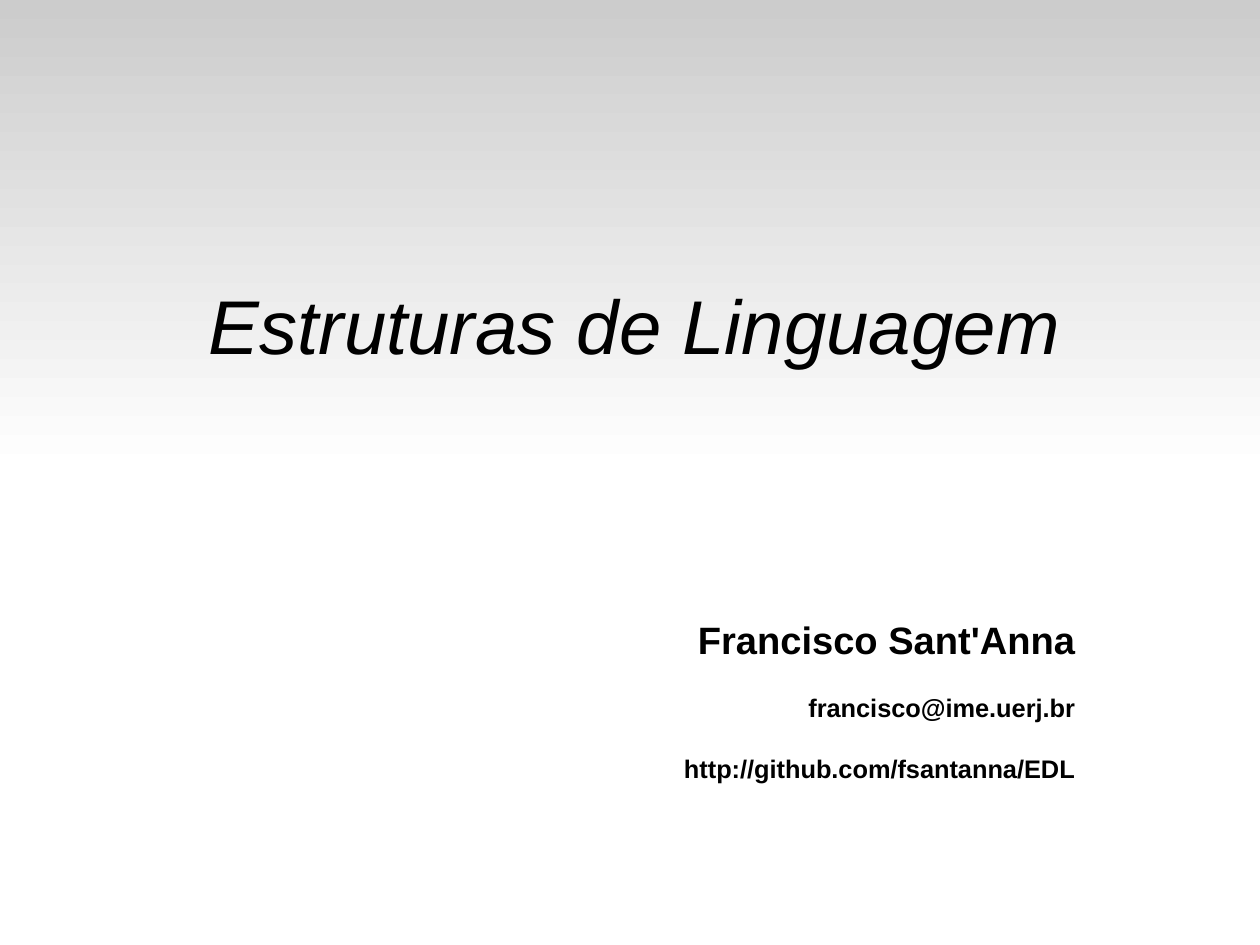
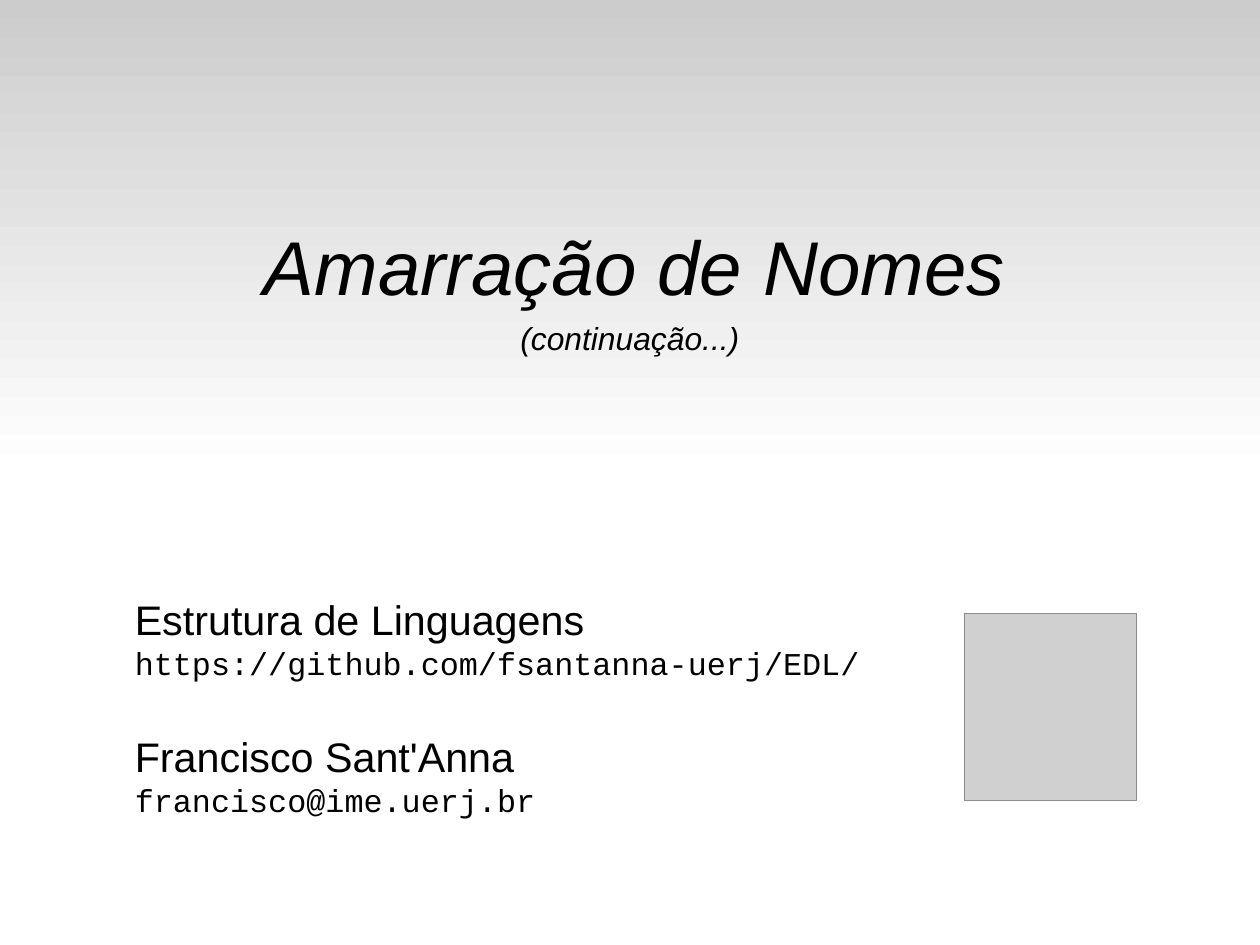
Before and after one commit to fsantanna-uerj/EDL, a slide deck: slide 1 of slides/edl-04-scope.odp. Drawn at 1260x945 pixels with LibreOffice and Linux fonts; fonts in the diff are those of the drawing; grey boxes stand for pictures. Boxes give left, top, right and bottom in pixels: in the first picture for what was removed or moved away, otherwise in the second. Text is boxed around its words. In the diff, an @@ line names an element or a change of style, - is before the commit and + after.

```diff
--- a/slides/edl-04-scope.odp
+++ b/slides/edl-04-scope.odp
@@ subtitle at (x1=264, y1=239, x2=1004, y2=310): text changed @@
-Estruturas de Linguagem
+Amarração de Nomes
@@ text added at (x1=520, y1=327, x2=739, y2=355), 20 pt, text #000000, italic @@
+(continuação...)
@@ text added at (x1=135, y1=605, x2=860, y2=819), 20 pt, text #000000 @@
+Estrutura de Linguagens
+https://github.com/fsantanna-uerj/EDL/
+Francisco Sant'Anna
+francisco@ime.uerj.br
@@ text removed at (x1=684, y1=626, x2=1075, y2=784) @@
-Francisco Sant'Anna
-francisco@ime.uerj.br
-http://github.com/fsantanna/EDL
@@ picture added at (x1=965, y1=614, x2=1137, y2=802) @@
```
Also in this commit, not shown: 6 slides removed, 3 other files.
